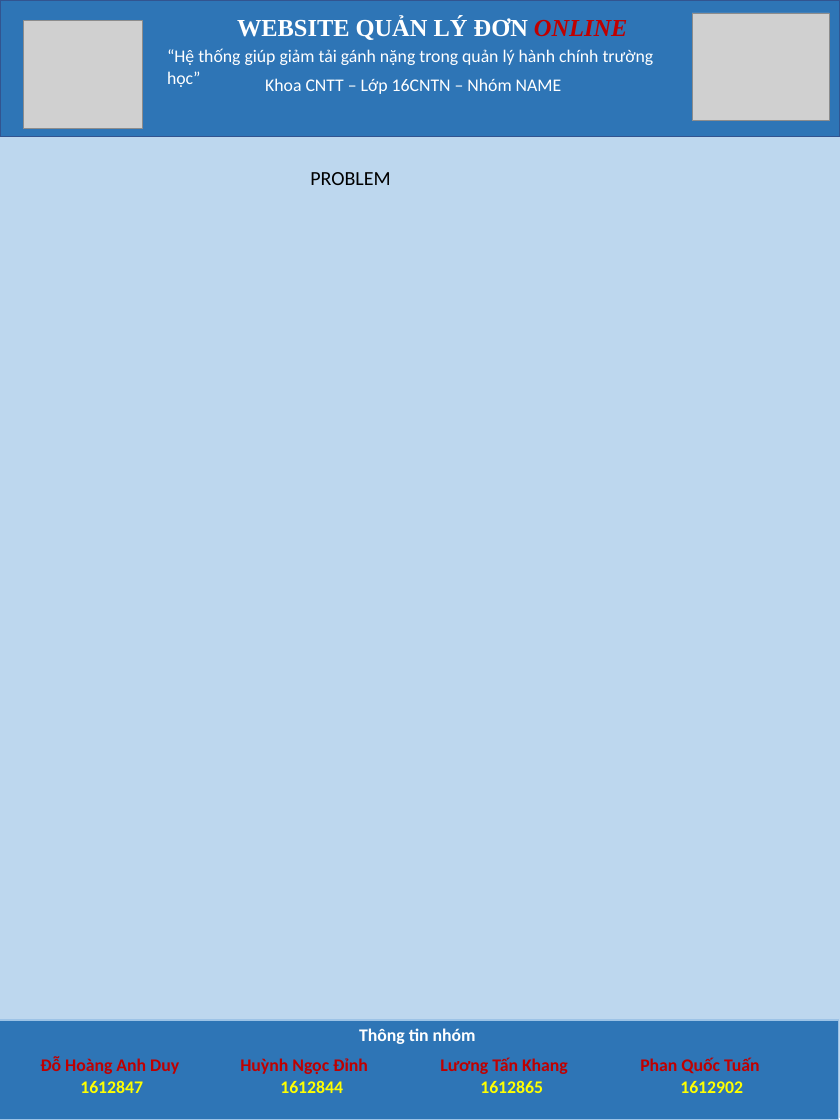
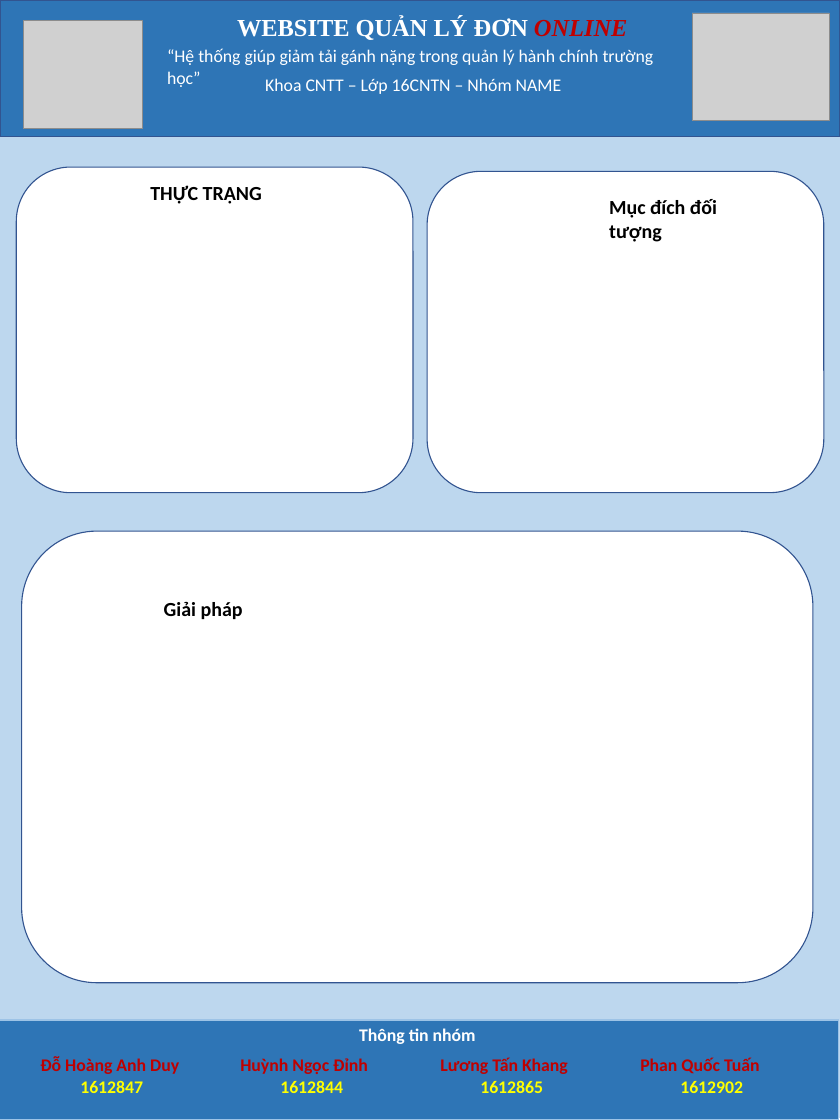
Before and after one commit to name-cntn16/name-cntn16.gihub.io, a slide deck: slide 1 of poster/posterV1.pptx. Drawn at 840x1120 pixels with LibreOffice and Linux fonts; fonts in the diff are those of the drawing; grey boxes stand for pictures. Boxes give left, top, right and bottom in pixels: in the first picture for what was removed or moved away, otherwise in the second. Text is boxed around its words. In the diff, an @@ line names an element or a change of style, - is before the commit and + after.

Commit message:
poster

```diff
--- a/poster/posterV1.pptx
+++ b/poster/posterV1.pptx
@@ rounded rectangle added at (x1=16, y1=167, x2=413, y2=493), fill #FFFFFF, outline #325491 1 pt @@
@@ text removed at (x1=310, y1=172, x2=390, y2=185) @@
-PROBLEM
@@ rounded rectangle added at (x1=427, y1=171, x2=824, y2=493), fill #FFFFFF, outline #325491 1 pt @@
@@ text added at (x1=150, y1=185, x2=262, y2=204), 18 pt, text #000000, bold @@
+THỰC TRẠNG
@@ text added at (x1=609, y1=199, x2=717, y2=242), 18 pt, text #000000, bold @@
+Mục đích đối tượng
@@ rounded rectangle added at (x1=22, y1=531, x2=813, y2=983), fill #FFFFFF, outline #325491 1 pt @@
@@ text added at (x1=164, y1=602, x2=243, y2=619), 18 pt, text #000000, bold @@
+Giải pháp
```
